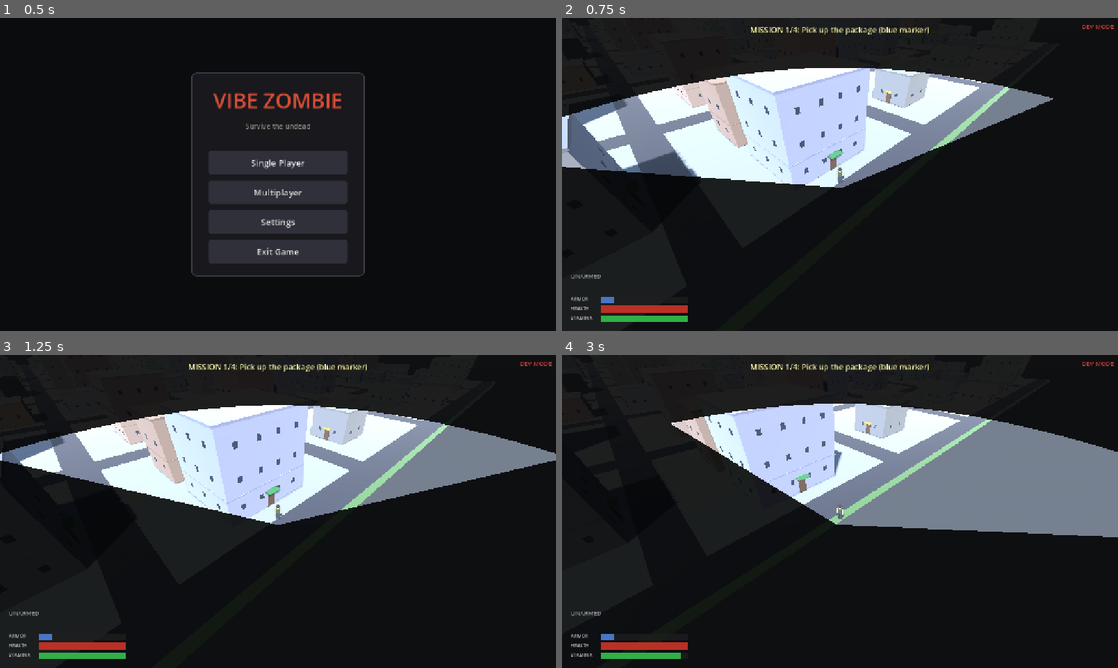
Above: before the commit, frames 1-4 (two rows, left to right).
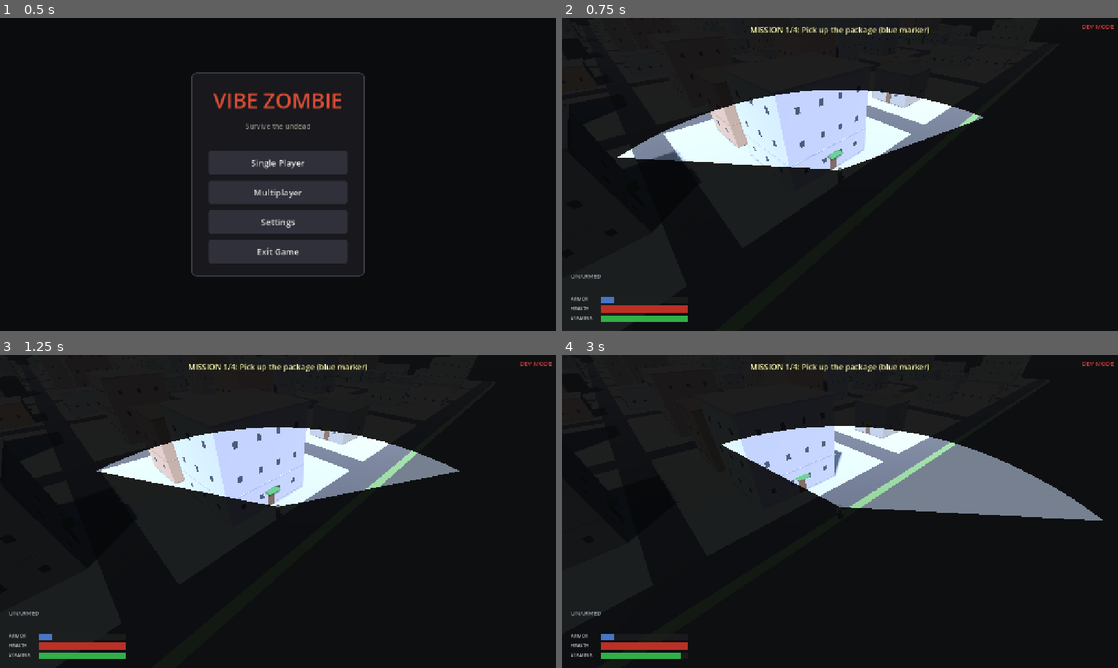
Above: after the commit, the same moments.

Repository: shaoqian2001/vibe-zombie
Game: Godot game, scene res://scenes/TitleMenu.tscn
The game is run twice, just before and just after one commit, with the same random seed, the same clock (stepped at 60 frames per second) and the same inputs.
Inputs (mouse positions are in pixels of both pictures, inside the frame that each line leads up to):
- Up to frame 1 (0.5 s): no input
- Up to frame 2 (0.75 s): click "Single Player" at 0.5 s
- Up to frame 3 (1.25 s): no input
- Up to frame 4 (3 s): tap Enter at 1.25 s; move the mouse to (962, 495) at 1.27 s; hold D (move_right) 1.28-2.03 s; hold F (interact) 1.28-2.03 s; move the mouse to (728, 527) at 2.02 s; hold S (move_backward) 2.03-2.78 s; click (728, 527) at 2.1 s; move the mouse to (895, 442) at 2.77 s; hold D (move_right) from 2.78 s (still down); hold Shift (sprint) from 2.78 s (still down)

Frame 1 is identical in both runs. In frame 2, 12% of the frame differs, in the area x 0-89%, y 16-55%; in frame 3, 13%, in the area x 0-100%, y 16-55%; in frame 4, 12%.

Commit message:
Anchor FOV sector at head height and shorten view distance
Move the pie-slice apex from behind the feet to the character's head/eye
position so the rendered head aligns with the sector's origin and the body
hangs below the apex on screen, staying inside the unshaded area at every
facing direction. Drop view_distance from 50 to 25 world units (~100 m) so
the revealed area feels closer to real human sight range.

https://claude.ai/code/session_018zb1xNV2MqAsRkTP73GCa8

Diff:
--- a/scripts/fov_overlay.gd
+++ b/scripts/fov_overlay.gd
@@ -5,15 +5,17 @@
 ## view_distance) to screen space each frame and passes it to the shader as a
 ## polygon. Pixels outside the polygon are darkened; inside are transparent.
 ##
-## Human-eyesight defaults: 145° horizontal FOV, ~50 world units (~200 m at
-## the game's approximate 1 unit = 4 m scale).
+## Human-eyesight defaults: 145° horizontal FOV, ~25 world units (~100 m at
+## the game's approximate 1 unit = 4 m scale) — close to the distance beyond
+## which a human can no longer resolve useful detail in practice.
 
 @export var fov_degrees: float = 145.0
-@export var view_distance: float = 50.0
-## World-unit distance to move the cone apex behind the player so the
-## character model is fully visible inside the sector. Keep this just large
-## enough to cover the player's half-depth — any more looks unnatural.
-@export var center_back_offset: float = 1.0
+@export var view_distance: float = 25.0
+## World-unit height of the character's eyes above the player's root position.
+## The sector apex is anchored here so it projects to the rendered head on
+## screen, and the whole polygon lies at head level so the character's body
+## remains inside the unshaded area from every facing direction.
+@export var head_height: float = 1.6
 
 const ARC_SEGMENTS := 32
 const N_VERTS := ARC_SEGMENTS + 2  # 1 center + (ARC_SEGMENTS + 1) arc pts = 34
@@ -57,25 +59,29 @@
 	var half_rad   := deg_to_rad(fov_degrees * 0.5)
 	var base_angle := atan2(facing.y, facing.x)
 
-	# Shift the apex behind the player so the character model falls inside
-	# the visible sector instead of sitting right at its sharp point.
-	var apex_xz  := Vector2(ppos.x, ppos.z) - facing * center_back_offset
-	var apex_3d  := Vector3(apex_xz.x, ppos.y, apex_xz.y)
+	# Apex anchored at the character's head position. Using head height (rather
+	# than an offset behind the feet) makes the apex project onto the rendered
+	# head, so the body hangs "below" the apex on screen and stays inside the
+	# sector at every facing direction. The whole polygon is a planar slice at
+	# this height to keep the projection consistent.
+	var y_apex := ppos.y + head_height
+	var apex_3d  := Vector3(ppos.x, y_apex, ppos.z)
 	var apex_px  := _camera.unproject_position(apex_3d)  # still in pixel space
 
 	var polygon := PackedVector2Array()
 	polygon.resize(N_VERTS)
 
-	# Vertex 0: shifted apex (pixel space; normalised at the end)
+	# Vertex 0: apex (pixel space; normalised at the end)
 	polygon[0] = apex_px
 
-	# Vertices 1 .. N_VERTS-1: arc swept ±half_rad, radius measured from ppos
+	# Vertices 1 .. N_VERTS-1: arc swept ±half_rad around the head, at head
+	# height so the polygon stays coplanar with its apex.
 	for i in range(ARC_SEGMENTS + 1):
 		var t := float(i) / float(ARC_SEGMENTS)
 		var angle := base_angle - half_rad + t * (half_rad * 2.0)
 		var dir_xz := Vector2(cos(angle), sin(angle))
 		var world_xz := Vector2(ppos.x, ppos.z) + dir_xz * view_distance
-		var world3d := Vector3(world_xz.x, 0.0, world_xz.y)
+		var world3d := Vector3(world_xz.x, y_apex, world_xz.y)
 		polygon[i + 1] = _safe_project(world3d, apex_px, dir_xz)
 
 	# Normalise all vertices to UV [0,1] before uploading to the shader.
@@ -100,6 +106,7 @@
 	var steps: Array[float] = [0.5, 0.25, 0.1]
 	for step: float in steps:
 		var probe: Vector3 = ppos + dir3 * (view_distance * step)
+		probe.y = world3d.y
 		if (probe - _camera.global_position).dot(cam_fwd) > 0.1:
 			var probe_screen := _camera.unproject_position(probe)
 			var screen_dir := (probe_screen - player_screen).normalized()
